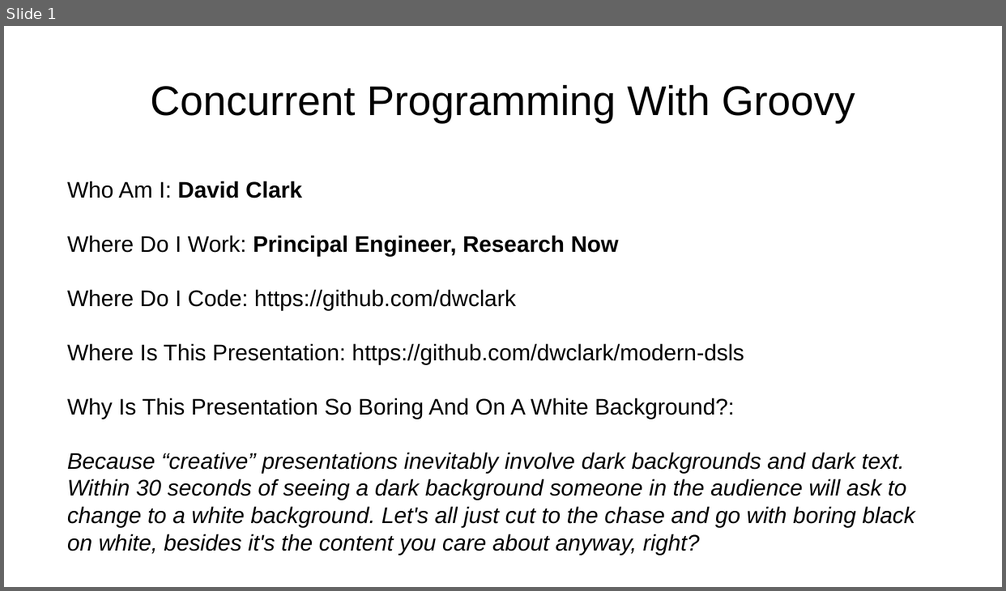
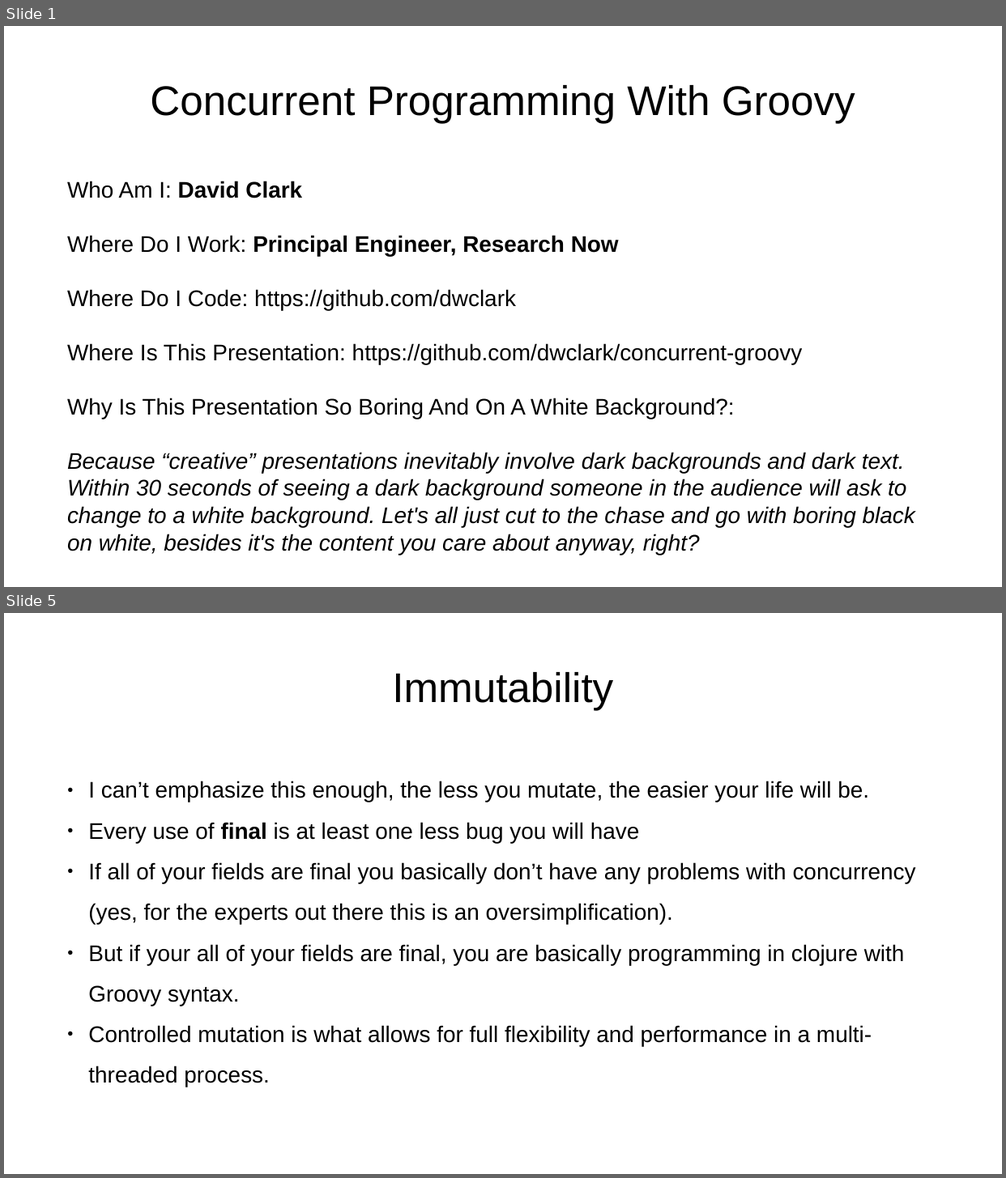
Before and after one commit to dwclark/concurrent-groovy, a slide deck: concurrent-groovy.odp. Shown one above the other, each under a label of ours: slide 1 before the commit, slides 1 and 5 after it; the slides between them are not shown. The pictures are 1006x591 and 1006x1178 pixels, drawn with LibreOffice and Linux fonts; fonts in the diff are those of the drawing. Boxes give left, top, right and bottom in pixels: in the first picture for what was removed or moved away, otherwise in the second. Text is boxed around its words. In the diff, an @@ line names an element or a change of style, - is before the commit and + after.

```diff
--- a/concurrent-groovy.odp
+++ b/concurrent-groovy.odp
@@ slide 5 added at <box>4,613,1002,1174</box>, background #FFFFFF @@
@@ title added at <box>392,672,613,710</box>, 33 pt, text #000000 @@
+Immutability
@@ text added at <box>88,781,916,1088</box>, 18 pt, text #000000 @@
+● I can’t emphasize this enough, the less you mutate, the easier your life will be.
+● Every use of final is at least one less bug you will have
+● If all of your fields are final you basically don’t have any problems with concurrency (yes, for the experts out there this is an oversimplification).
+● But if your all of your fields are final, you are basically programming in clojure with Groovy syntax.
+● Controlled mutation is what allows for full flexibility and performance in a multi-threaded process.
@@ slide 1 changed as well @@
@@ text at <box>67,344,803,365</box>: text changed @@
-Where Is This Presentation: https://github.com/dwclark/modern-dsls
+Where Is This Presentation: https://github.com/dwclark/concurrent-groovy
```
Also in this commit, not shown: 8 other slides added, 3 other files.
